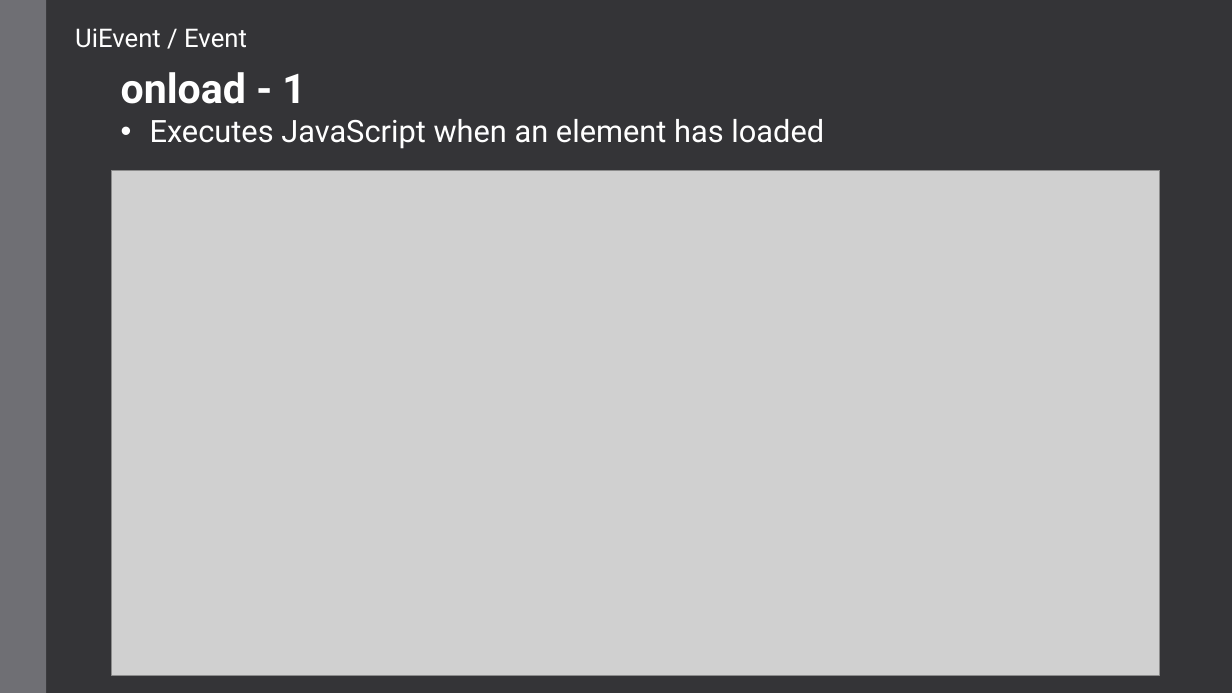
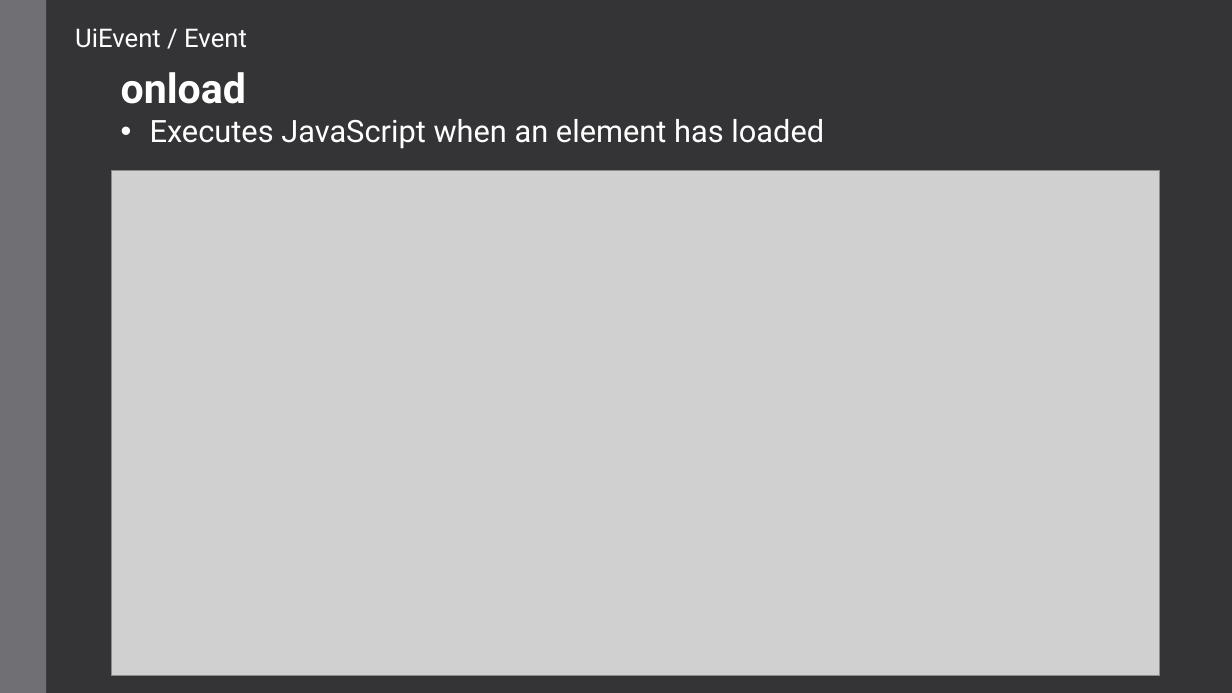
Before and after one commit to Cook-Amy/Cook-Amy.github.io, a slide deck: slide 21 of Teaching/jsEvents/JavaScript Events.pptx. Drawn at 1232x693 pixels with LibreOffice and Linux fonts; fonts in the diff are those of the drawing; grey boxes stand for pictures. Boxes give left, top, right and bottom in pixels: in the first picture for what was removed or moved away, otherwise in the second. Text is boxed around its words. In the diff, an @@ line names an element or a change of style, - is before the commit and + after.

```diff
--- a/Teaching/jsEvents/JavaScript Events.pptx
+++ b/Teaching/jsEvents/JavaScript Events.pptx
@@ text at <box>121,72,246,104</box>: text changed @@
-onload - 1
+onload
```
Also in this commit, not shown: 3 other slides changed, 4 slides added, 1 slide removed, 3 other files.
